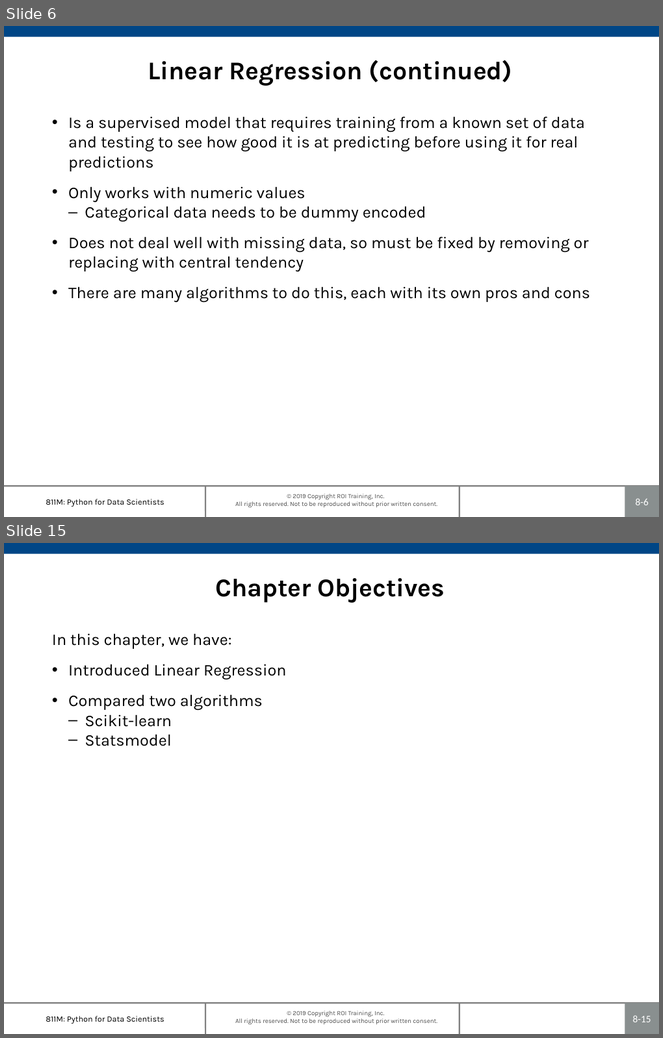
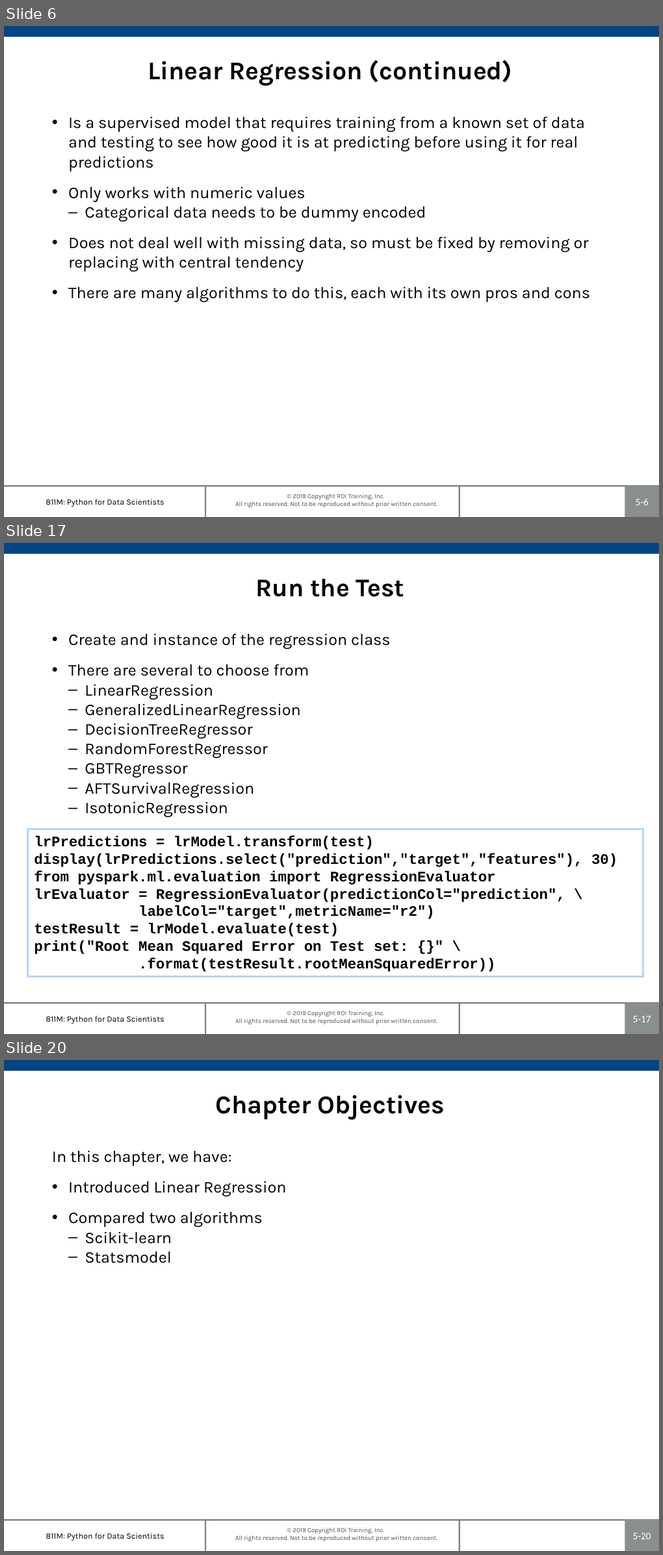
Before and after one commit to roitraining/SparkforDataEngineers, a slide deck: Ch05_RegressionAnalysis.pptx. Shown one above the other, each under a label of ours: slides 6 and 15 before the commit, slides 6, 17 and 20 after it; the slides between them are not shown. The pictures are 663x1038 and 663x1555 pixels, drawn with LibreOffice and Linux fonts; fonts in the diff are those of the drawing; background and template pictures are left out. Boxes give left, top, right and bottom in pixels: in the first picture for what was removed or moved away, otherwise in the second. Text is boxed around its words. In the diff, an @@ line names an element or a change of style, - is before the commit and + after.

```diff
--- a/Ch05_RegressionAnalysis.pptx
+++ b/Ch05_RegressionAnalysis.pptx
@@ slide 17 added at bbox=[4, 543, 659, 1034], background #FFFFFF; not listed: 7 template elements that a slide beside it also shows @@
@@ title added at bbox=[256, 579, 404, 597], 28 pt, text #000000, bold @@
+Run the Test
@@ text added at bbox=[68, 633, 390, 817], 18 pt, text #000000 @@
+• Create and instance of the regression class
+• There are several to choose from
+  – LinearRegression
+  – GeneralizedLinearRegression
+  – DecisionTreeRegressor
+  – RandomForestRegressor
+  – GBTRegressor
+  – AFTSurvivalRegression
+  – IsotonicRegression
@@ rectangle added at bbox=[27, 829, 643, 977], outline #AFD9FF 2.25 pt, 16 pt, text #000000, bold @@
+lrPredictions = lrModel.transform(test)
+display(lrPredictions.select("prediction","target","features"), 30)
+from pyspark.ml.evaluation import RegressionEvaluator
+lrEvaluator = RegressionEvaluator(predictionCol="prediction", \
+labelCol="target",metricName="r2")
+testResult = lrModel.evaluate(test)
+print("Root Mean Squared Error on Test set: {}" \
+.format(testResult.rootMeanSquaredError))
@@ page number at bbox=[636, 499, 649, 506]: text changed @@
-8-6
+5-6
@@ what was slide 15 is now slide 20 @@
@@ page number at bbox=[633, 1533, 651, 1540]: text changed @@
-8-15
+5-20
```
Also in this commit, not shown: 7 slides changed, 8 other slides added, 4 slides removed, 24 other files.
